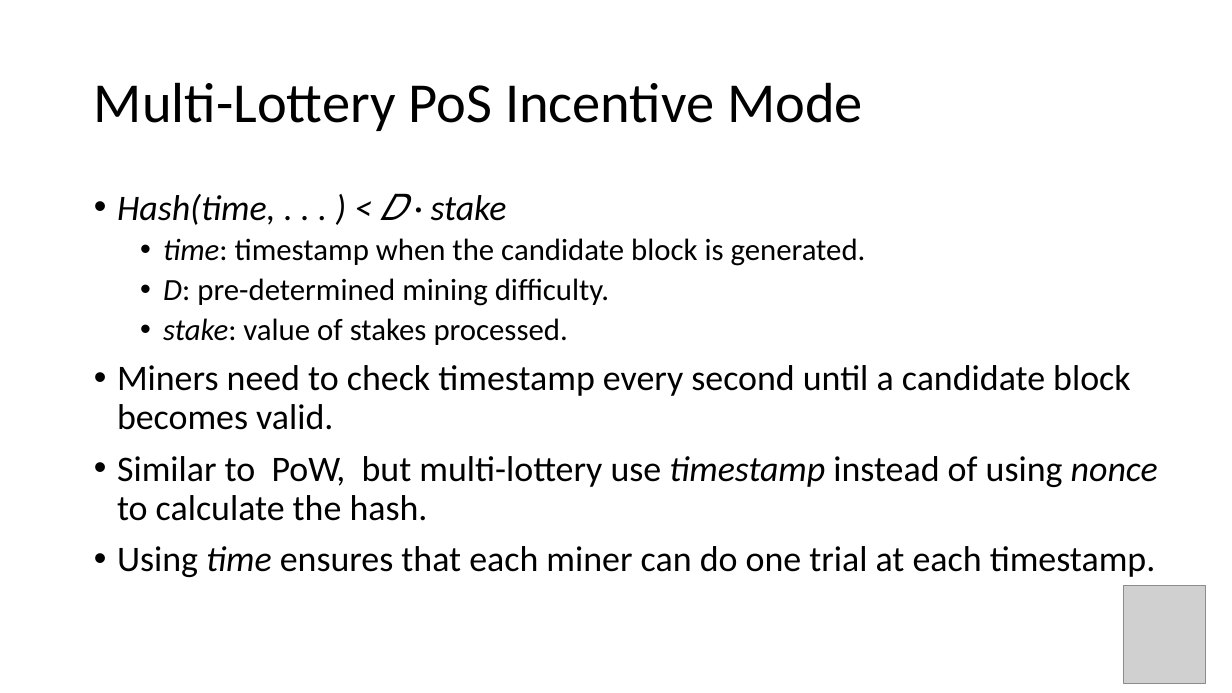
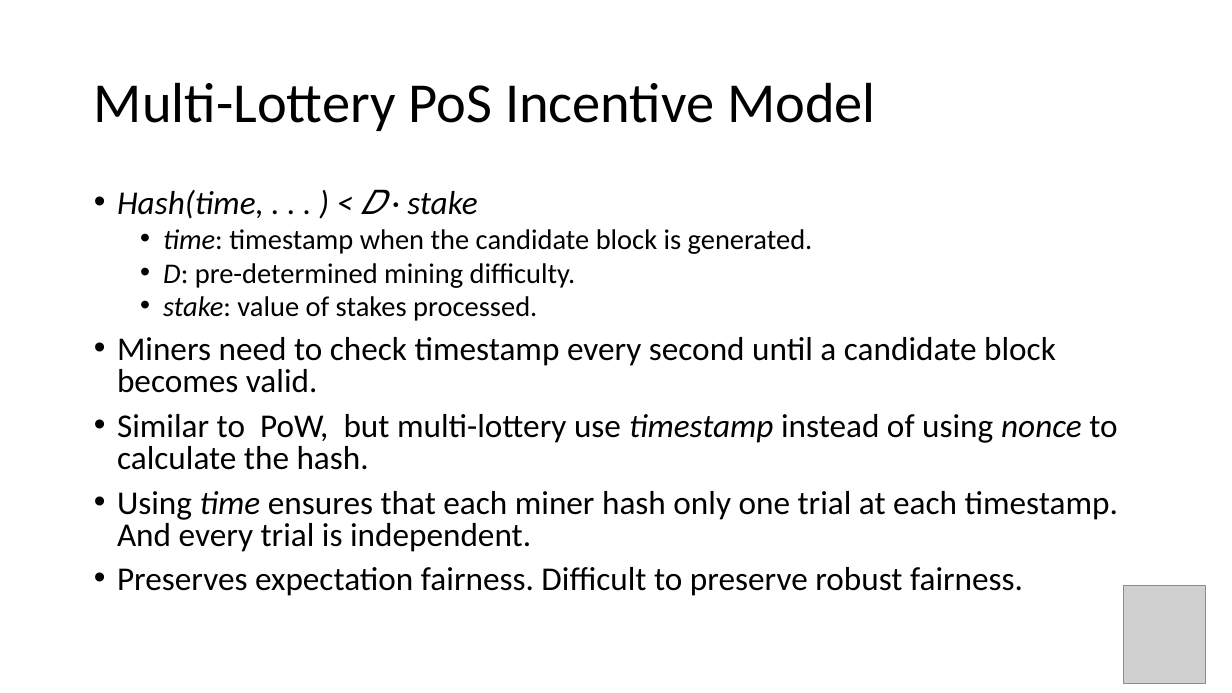
Before and after one commit to DAT650-2022/DAT650-Fairness-Analysis-for-Blockchain-Incentives, a slide deck: slide 6 of intro_pres.pptx (slide 4 before the commit). Drawn at 1232x693 pixels with LibreOffice and Linux fonts; fonts in the diff are those of the drawing; grey boxes stand for pictures. Boxes give left, top, right and bottom in pixels: in the first picture for what was removed or moved away, otherwise in the second. Text is boxed around its words. In the diff, an @@ line names an element or a change of style, - is before the commit and + after.

```diff
--- a/intro_pres.pptx
+++ b/intro_pres.pptx
@@ title at (94,82,876,131): text changed @@
-Multi-Lottery PoS Incentive Mode
+Multi-Lottery PoS Incentive Model
@@ text at (117,189,1117,470): size 28 to 25.9 pt in "Hash(time, . . . ) < 𝐷 ...", "Miners need to check timestamp every second ...", "Similar to PoW, but multi-lottery use timestamp ..."; size 24 to 22.2 pt in "time: timestamp when the candidate block is ...", "D: pre-determined mining difficulty.", "stake: value of stakes processed."; line spacing 0.9 to 0.8 @@
@@ text at (117,491,1118,596): text changed; size 28 to 25.9 pt @@
-• Using time ensures that each miner can do one trial at each timestamp.
+• Using time ensures that each miner hash only one trial at each timestamp. And every trial is independent.
+• Preserves expectation fairness. Difficult to preserve robust fairness.
```
Also in this commit, not shown: 5 other slides changed, 1 slide added.
